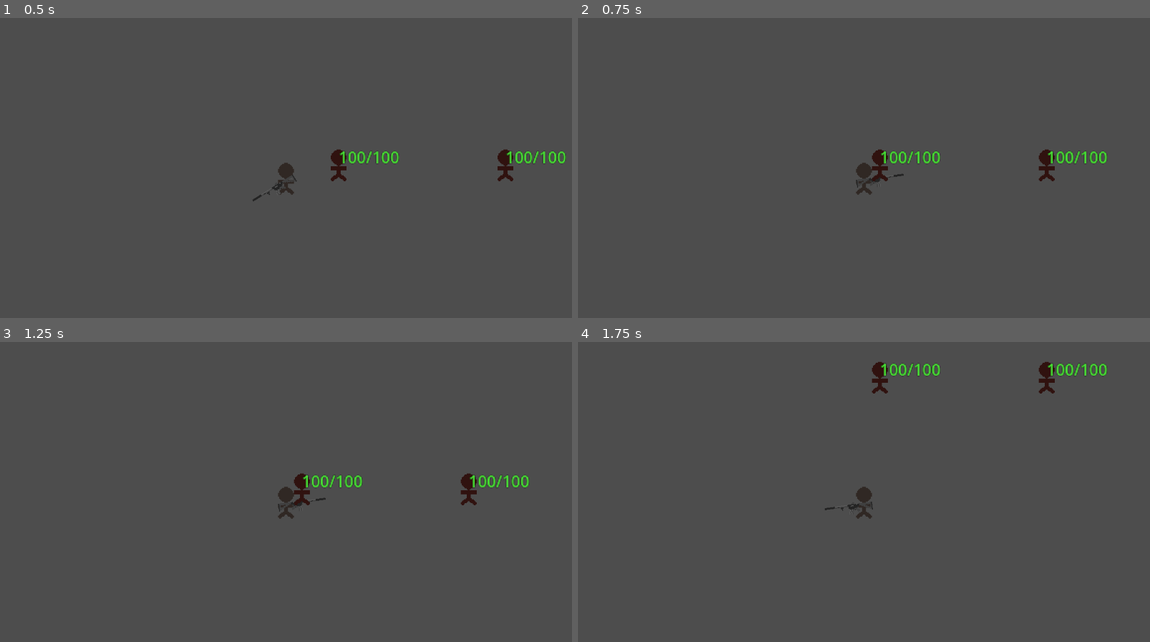
Above: before the commit, frames 1-4 (two rows, left to right).
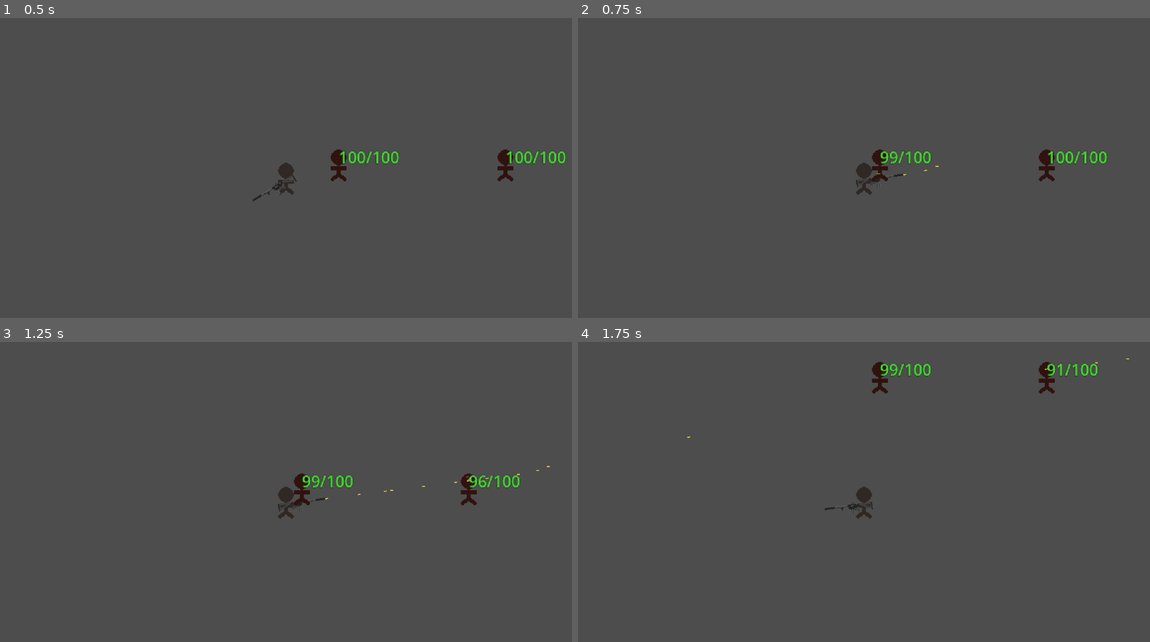
Above: after the commit, the same moments.

Repository: ExHilEr8/Personal-Game-Jam
Game: Godot game, scene res://scenes/main.tscn
Same seed, same stepped clock (60 frames per second), same inputs: the game is played once before the commit and once after it. Sound files missing from this copy of the repository are replaced by a short silence.
Inputs (mouse positions are in pixels of both pictures, inside the frame that each line leads up to):
- Up to frame 1 (0.5 s): no input
- Up to frame 2 (0.75 s): tap Enter at 0.5 s; move the mouse to (989, 162) at 0.52 s; press the mouse at (989, 162) at 0.53 s; hold D (move_right) from 0.53 s (still down)
- Up to frame 3 (1.25 s): keep holding D (move_right)
- Up to frame 4 (1.75 s): move the mouse to (749, 519) at 1.27 s; release D (move_right) at 1.28 s; release the mouse at (749, 519) at 1.28 s; hold S (move_down) from 1.28 s (still down); click (749, 519) at 1.35 s

Frame 1 is identical in both runs. In frame 2, 0.2% of the frame differs, in the area x 52-64%, y 44-53%; in frame 3, 0.5%, in the area x 52-97%, y 41-53%; in frame 4, 0.5%.
Error before the commit: Parse Error: The member "projectile_speed" already exists in parent class Projectile. (res://scenes/PhysicsProjectile.gd:4)

Commit message:
Fixed naming nomenclature for MainSceneController.gd :)

Diff:
--- a/scenes/PhysicsProjectile.gd
+++ b/scenes/PhysicsProjectile.gd
@@ -1,13 +1,40 @@
 class_name PhysicsProjectile extends Projectile
 
-@export_category("Projectile Stats")
-@export var projectile_speed: float = float(550)
+@export_category("Misc")
+@export var collider: RigidBody2D
+@export var area_collider: Area2D
+
+var enemy_mask_val: bool = true
+var wall_mask_val: bool = true
+
 # TODOOOOO
 # OVERHAUL mask consts into a class or find out where to get them from, then add their values to enable/disable them rather than doing each mask individually. This will help
 #	with setting the hitscan mask too as thats currently broken
 #
 # Implement the forward raycasting check functionality from Weapon.gd to fix tunneling on piercing physical projectiles (i.e. when using Area2D object to detect collisions
 #   when the collision mask for the RigidBody2D is disabled)
+
+const ENEMY_MASK = int(1)
+const WALL_MASK = int(16)
+
+func _ready():
+	if is_enemy_piercing or is_wall_piercing:
+		if is_enemy_piercing == true:
+			enemy_mask_val = false
+
+		if is_wall_piercing == true:
+			wall_mask_val = false
+
+		invert_collision(ENEMY_MASK, enemy_mask_val)
+		invert_collision(WALL_MASK, wall_mask_val)
+
+# invert_collision is used to invert the collisions between the RigidBody2D and
+#	Area2D such that they detect the opposite of eachother. This is used so that
+#	collisions can occur with normal physics functionality on things it shouldn't
+#	pierce through.
+func invert_collision(mask: int, mask_val: int):
+	collider.set_collision_mask_value(mask, mask_val)
+	area_collider.set_collision_mask_value(mask, !mask_val)
 
 func _on_body_entered(body:Node):
 	var bullet_global_position = get_global_position()
--- a/scenes/main.tscn
+++ b/scenes/main.tscn
@@ -1,6 +1,6 @@
 [gd_scene load_steps=2 format=3 uid="uid://dib3hnth51t1o"]
 
-[ext_resource type="Script" path="res://scenes/MainSceneController.gd" id="1_ar03u"]
+[ext_resource type="Script" path="res://scenes/main_scene_controller.gd" id="1_ar03u"]
 
 [node name="Main" type="Node2D"]
 script = ExtResource("1_ar03u")
--- a/scenes/MainSceneController.gd
+++ b/scenes/main_scene_controller.gd
@@ -5,8 +5,3 @@
 # Called when the node enters the scene tree for the first time.
 func _ready():
 	get_tree().change_scene_to_file(scene_to_set)
-
-
-# Called every frame. 'delta' is the elapsed time since the previous frame.
-func _process(delta):
-	pass
